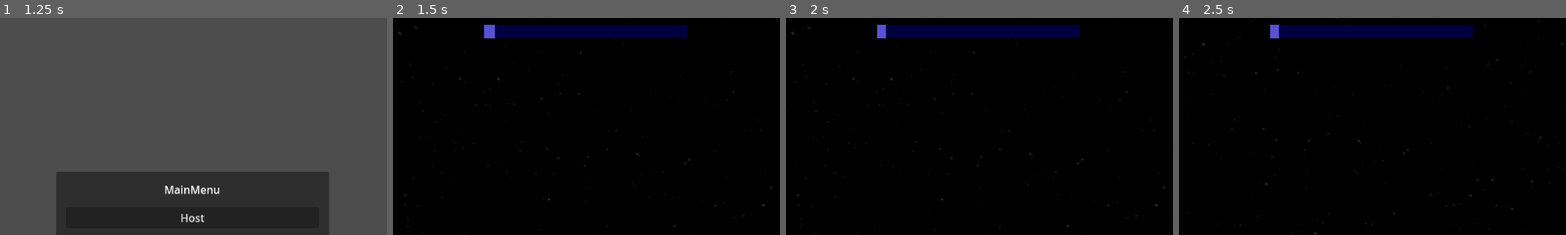
Above: before the commit, frames 1-4 (left to right).
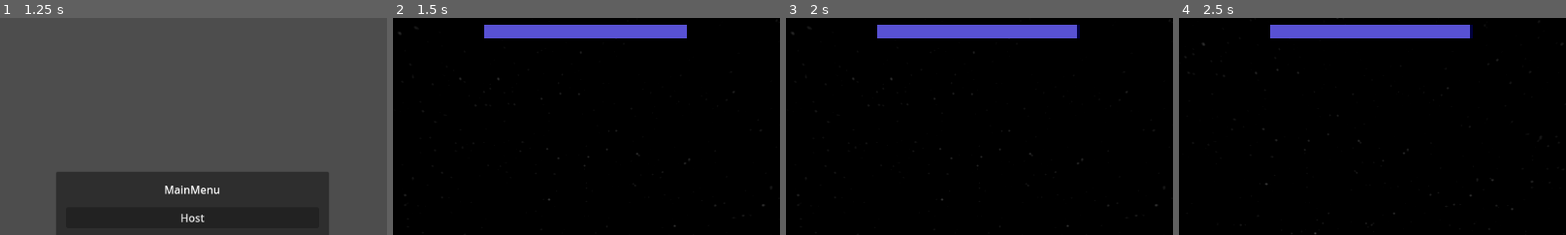
Above: after the commit, the same moments.

Repository: YuraStebel/CosmosGodotProject
Game: Godot game, scene res://scenes/wrld.tscn
Same seed, same stepped clock (60 frames per second), same inputs: the game is played once before the commit and once after it. The engine's default icon, where the game draws it, is replaced by a stand-in: a white triangle on a blue panel in a dark square.
Inputs (mouse positions are % of the whole screen's width and height, from its top left):
- Up to frame 1 (1.25 s): click (50, 60) at 0.52 s; type "12" at 0.6 s
- Up to frame 2 (1.5 s): click "Host" at 1.25 s
- Up to frame 3 (2 s): no input
- Up to frame 4 (2.5 s): tap Enter (ui_accept) at 2, 2.27 s; move the mouse to (55, 50) at 2.02 s; hold W (forward) from 2.03 s (still down); tap D (righ) at 2.1 s
The pictures show only the part of the screen within x 25-75%, y 0-50%; the shares and areas given below are measured in that part.

Frame 1 is identical in both runs. In frame 2, 3.1% of the frame differs, in the area x 26-76%, y 3-10%; in frame 3, 3.1%; in frame 4, 3.1%.

Commit message:
added death ani

Diff:
--- a/scenes/player.tscn
+++ b/scenes/player.tscn
@@ -6,6 +6,7 @@
 [ext_resource type="Texture2D" uid="uid://bwx2p7b6c2rn7" path="res://images/HUD/oxygenbar.png" id="4_qlg0r"]
 [ext_resource type="Texture2D" uid="uid://h3pqtcfeh2dj" path="res://images/HUD/HPBarBackground.png" id="5_tuyoq"]
 [ext_resource type="Texture2D" uid="uid://bagwexbaiy3iw" path="res://images/HUD/HPBar.png" id="6_fjrip"]
+[ext_resource type="Texture2D" uid="uid://dsub6k4ud1try" path="res://images/HUD/vignette_dark.png" id="7_fjrip"]
 
 [sub_resource type="CapsuleShape3D" id="CapsuleShape3D_h5h1p"]
 
@@ -85,3 +86,18 @@
 layout_mode = 2
 texture_under = ExtResource("5_tuyoq")
 texture_progress = ExtResource("6_fjrip")
+
+[node name="VignetteContainer" type="PanelContainer" parent="HUD"]
+modulate = Color(1, 1, 1, 0)
+layout_mode = 1
+anchors_preset = 15
+anchor_right = 1.0
+anchor_bottom = 1.0
+grow_horizontal = 2
+grow_vertical = 2
+mouse_filter = 2
+
+[node name="TextureRect" type="TextureRect" parent="HUD/VignetteContainer"]
+layout_mode = 2
+texture = ExtResource("7_fjrip")
+expand_mode = 2
--- a/scripts/stats.gd
+++ b/scripts/stats.gd
@@ -1,7 +1,7 @@
 extends Node
 
 #КИСЛОРОД
-var max_oxygen: float = 5
+var max_oxygen: float = 100
 var current_oxygen: float
 var oxygen_decrease_rate: float = 1.0
 var oxygen_reloading_rate: float = 10.0
@@ -16,6 +16,8 @@
 @onready var control_node: Control = $"../HUD"
 @onready var oxygen_bar = $"../HUD/VBoxContainer/OxygenBar"
 @onready var health_bar = $"../HUD/VBoxContainer2/HealthBar"
+@onready var vignette = $"../HUD/VignetteContainer"
+
 # Called when the node enters the scene tree for the first time.
 func _ready() -> void:
 	if not is_multiplayer_authority():
@@ -51,6 +53,6 @@
 	if current_health == 0:
 		is_alive = false
 
-	print(current_health)
+	vignette.modulate = Color(1,1,1, 1 - current_health / 100)
 	oxygen_bar.value = current_oxygen
 	health_bar.value = current_health
Binary file added: images/HUD/vignette_dark.png
Not shown, added: images/HUD/vignette_dark.png.import
Not shown: 1 places in scenes/player.tscn that only renumber resources
